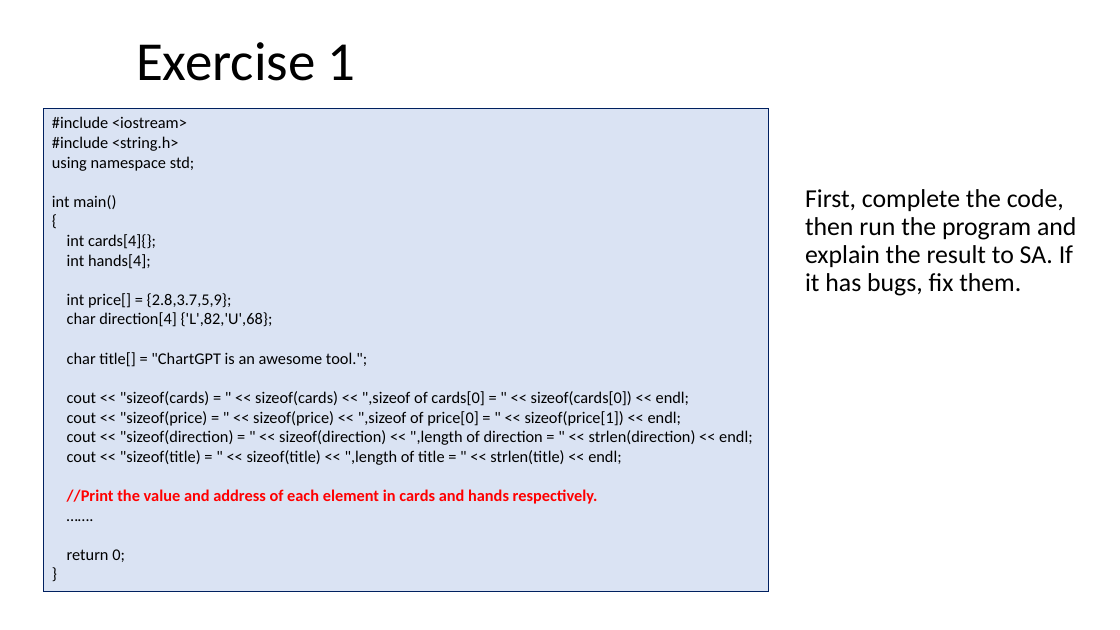
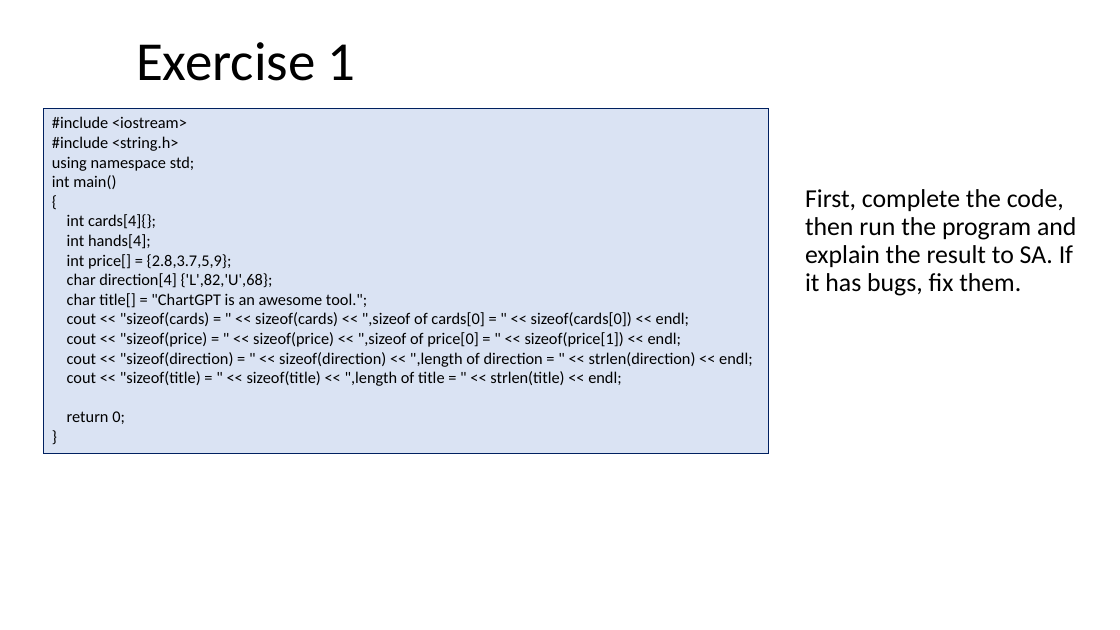
Before and after one commit to ShiqiYu/CPP, a slide deck: slide 25 of week04/Lab04.pptx. Drawn at 1120x630 pixels with LibreOffice and Linux fonts; fonts in the diff are those of the drawing; background and template pictures are left out. Boxes give left, top, right and bottom in pixels: in the first picture for what was removed or moved away, otherwise in the second. Text is boxed around its words. In the diff, an @@ line names an element or a change of style, - is before the commit and + after.

Commit message:
update lab slides

```diff
--- a/week04/Lab04.pptx
+++ b/week04/Lab04.pptx
@@ rectangle "#include <iostream>": place and size @@
-rectangle "#include <iostream>" at [44, 108, 769, 592]
+rectangle "#include <iostream>" at [44, 108, 769, 454]
@@ text in rectangle at [67, 312, 752, 386]: text changed @@
-cout << "sizeof(cards) = " << sizeof(cards) << ",sizeof of cards[0] = " << sizeof(cards[0]) << endl;
-cout << "sizeof(price) = " << sizeof(price) << ",sizeof of price[0] = " << sizeof(price[1]) << endl;
-cout << "sizeof(direction) = " << sizeof(direction) << ",length of direction = " << strlen(direction) << endl;
-cout << "sizeof(title) = " << sizeof(title) << ",length of title = " << strlen(title) << endl;
-//Print the value and address of each element in cards and hands respectively.
-…….
+cout << "sizeof(cards) = " << sizeof(cards) << ",sizeof of cards[0] = " << sizeof(cards[0]) << endl;
+cout << "sizeof(price) = " << sizeof(price) << ",sizeof of price[0] = " << sizeof(price[1]) << endl;
+cout << "sizeof(direction) = " << sizeof(direction) << ",length of direction = " << strlen(direction) << endl;
+cout << "sizeof(title) = " << sizeof(title) << ",length of title = " << strlen(title) << endl;
```
Also in this commit, not shown: 2 other files.
